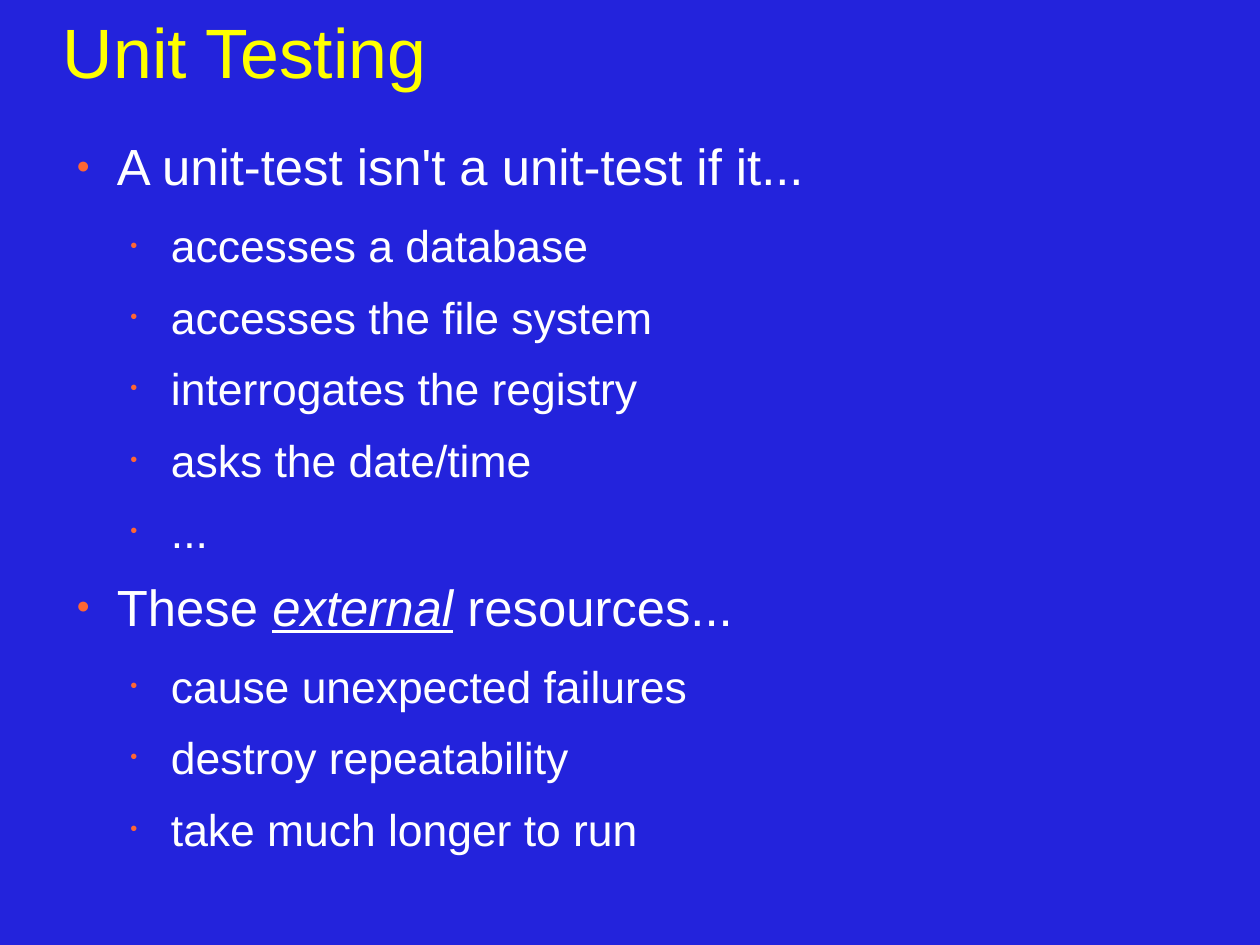
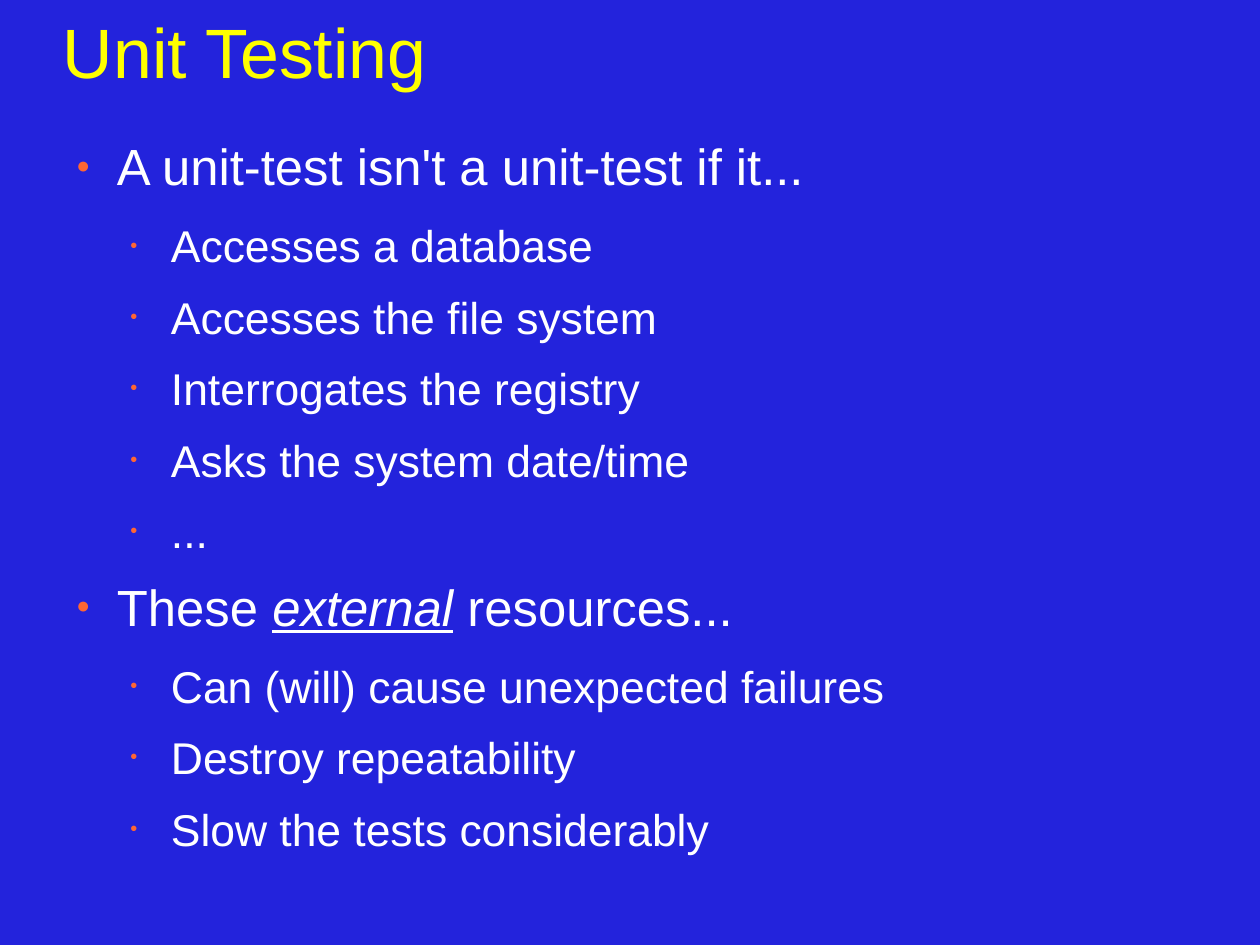
Before and after one commit to JonJagger/two-day-courses, a slide deck: slide 22 of cppf/06_Program_Organization_and_Dependency_Management.odp (slide 23 before the commit). Drawn at 1260x945 pixels with LibreOffice and Linux fonts; fonts in the diff are those of the drawing. Boxes give left, top, right and bottom in pixels: in the first picture for what was removed or moved away, otherwise in the second. Text is boxed around its words. In the diff, an @@ line names an element or a change of style, - is before the commit and + after.

```diff
--- a/cppf/06_Program_Organization_and_Dependency_Management.odp
+++ b/cppf/06_Program_Organization_and_Dependency_Management.odp
@@ text at [171,229,689,486]: text changed @@
-  • accesses a database
-  • accesses the file system
-  • interrogates the registry
-  • asks the date/time
+  • Accesses a database
+  • Accesses the file system
+  • Interrogates the registry
+  • Asks the system date/time
@@ text at [171,670,884,855]: text changed @@
-  • cause unexpected failures
-  • destroy repeatability
-  • take much longer to run
+  • Can (will) cause unexpected failures
+  • Destroy repeatability
+  • Slow the tests considerably
```
Also in this commit, not shown: 12 other slides changed, 6 slides added, 4 slides removed.
